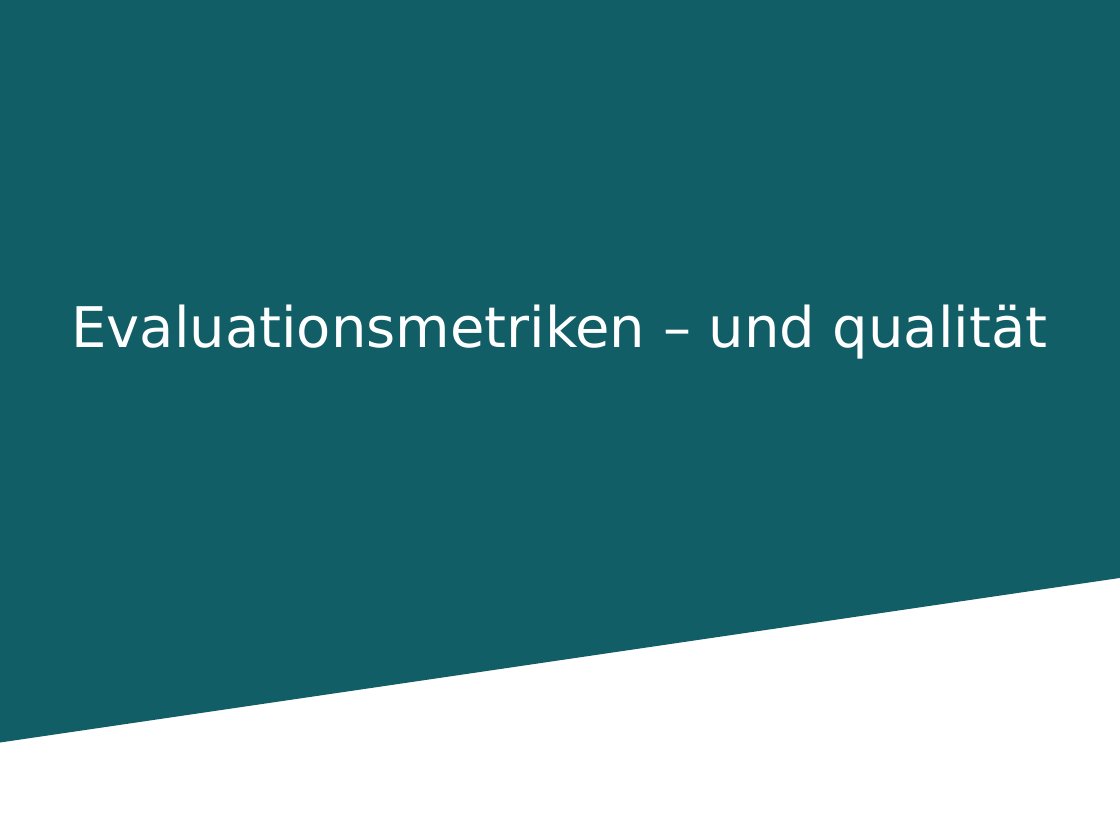
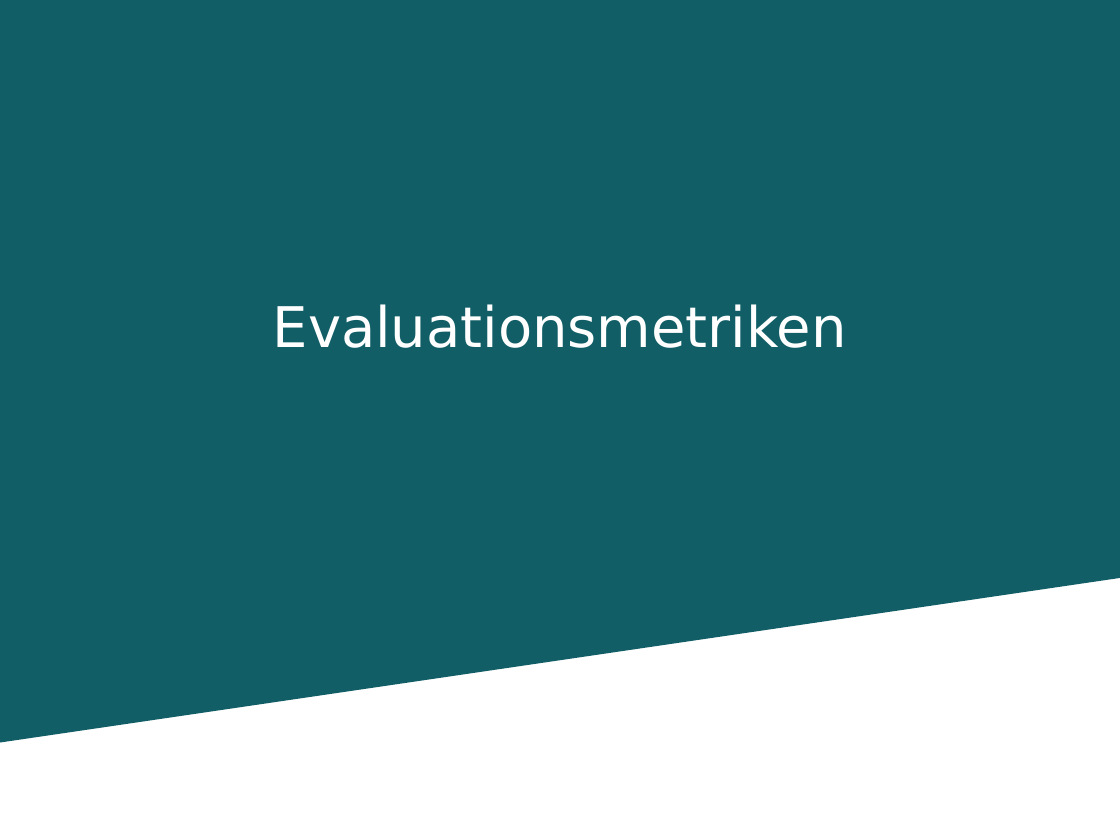
Before and after one commit to fabiw98/Seminar_DICE, a slide deck: slide 18 of Präsentation/DiCE_PowerPoint.potx. Drawn at 1120x840 pixels with LibreOffice and Linux fonts; fonts in the diff are those of the drawing; background and template pictures are left out. Boxes give left, top, right and bottom in pixels: in the first picture for what was removed or moved away, otherwise in the second. Text is boxed around its words. In the diff, an @@ line names an element or a change of style, - is before the commit and + after.

Commit message:
asd

```diff
--- a/Präsentation/DiCE_PowerPoint.potx
+++ b/Präsentation/DiCE_PowerPoint.potx
@@ text at (273,304,847,348): text changed @@
-Evaluationsmetriken – und qualität
+Evaluationsmetriken
```
Also in this commit, not shown: 31 other slides changed, 1 slide added.
